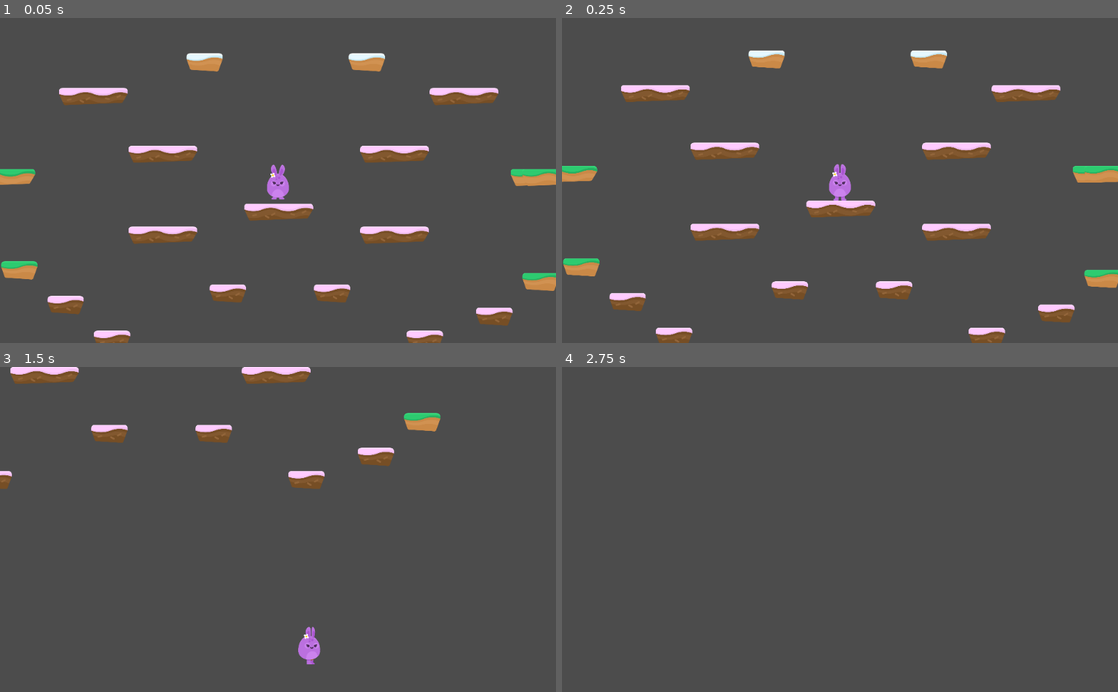
Above: before the commit, frames 1-4 (two rows, left to right).
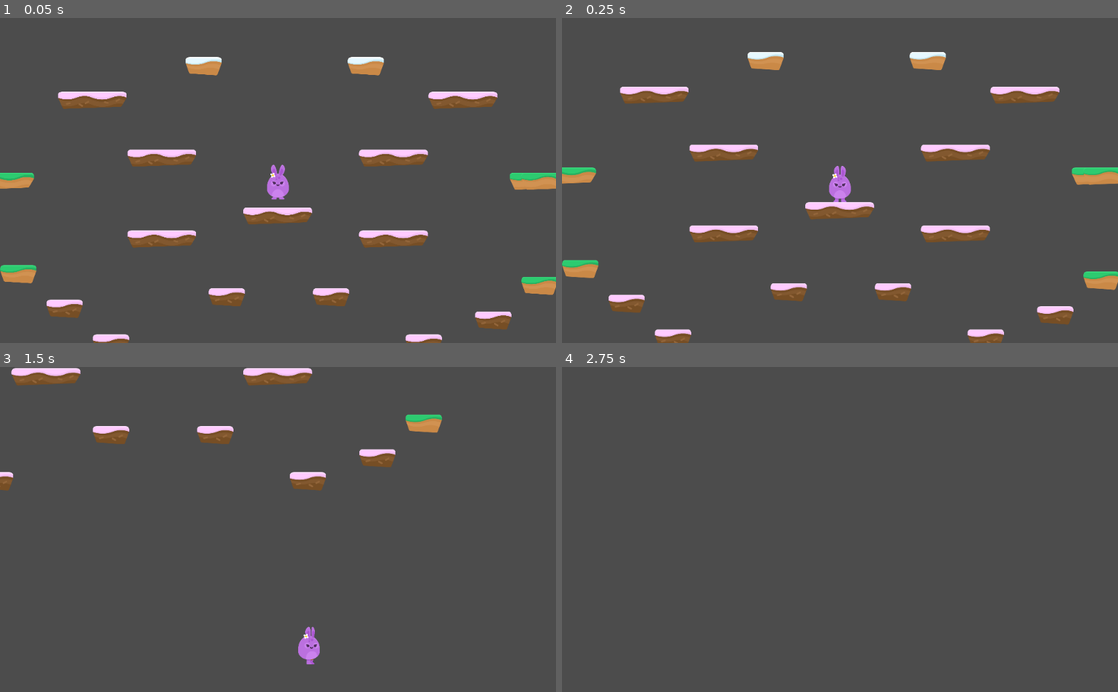
Above: after the commit, the same moments.

Repository: alexandrepeluchi/godot-udemy
Game: Godot game, scene res://Levels/Level1.tscn
Same seed, same stepped clock (60 frames per second), same inputs: the game is played once before the commit and once after it.
Inputs:
- Up to frame 1 (0.05 s): no input
- Up to frame 2 (0.25 s): no input
- Up to frame 3 (1.5 s): hold D (right) from 0.53 s (still down); tap W (jump) at 0.77 s
- Up to frame 4 (2.75 s): tap W (jump) at 1.52 s; release D (right) at 2.03 s; hold A (left) from 2.03 s (still down)

The runs differ from the first frame. In frame 1, 6.5% of the frame differs, in the area x 0-100%, y 10-100%; in frame 2, 3.5%; in frame 3, 1.1%; in frame 4, nothing differs.

Commit message:
Impedindo jogador continuar na ação de pulo quando encosta no teto

Diff:
--- a/Hoppy Days/Levels/Level1.tscn
+++ b/Hoppy Days/Levels/Level1.tscn
@@ -6,7 +6,7 @@
 [node name="Level1" type="Node2D"]
 
 [node name="Player" parent="." instance=ExtResource( 1 )]
-position = Vector2( 506.475, 254.994 )
+position = Vector2( 511.814, 233.636 )
 
 [node name="TileMap" type="TileMap" parent="."]
 tile_set = ExtResource( 2 )
--- a/Hoppy Days/Player/Player.gd
+++ b/Hoppy Days/Player/Player.gd
@@ -31,6 +31,8 @@
 func apply_gravity():
 	if is_on_floor():
 		motion.y = 0
+	elif is_on_ceiling():
+		motion.y = 1
 	else:
 		motion.y += GRAVITY
 
